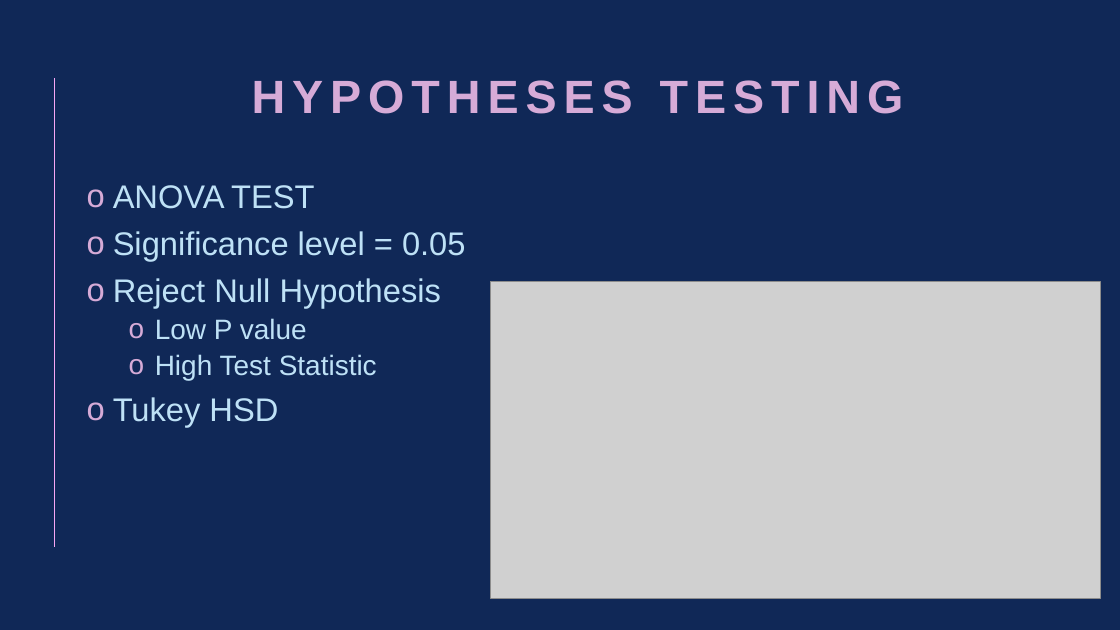
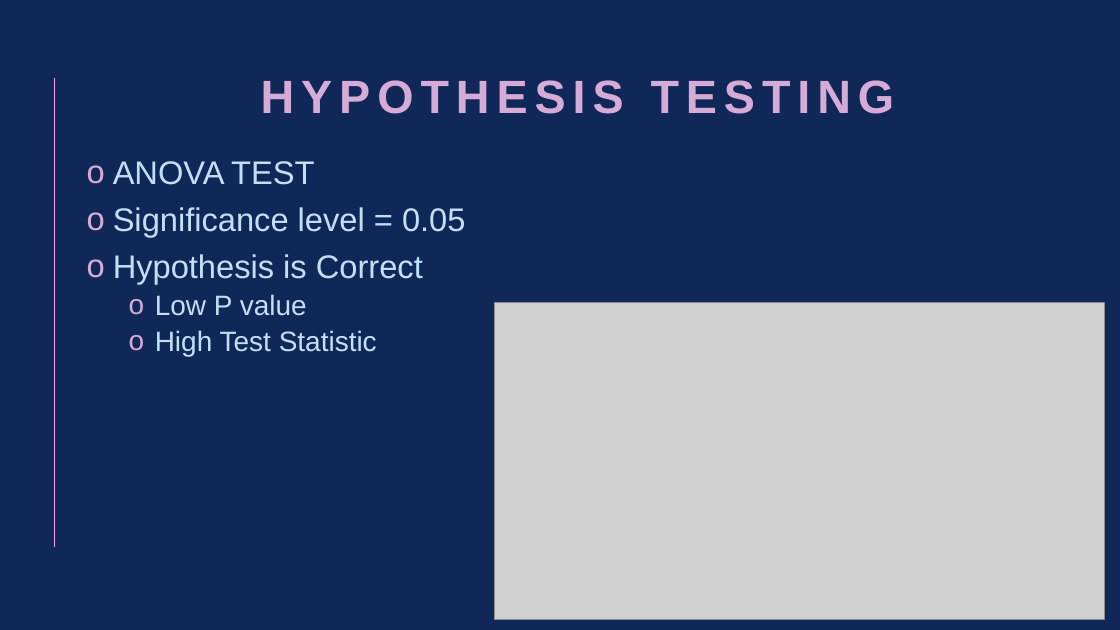
Before and after one commit to joshlynj/active_satellites, a slide deck: slide 7 of ppt/SATELLITE LIFE EXPECTANCY.pptx. Drawn at 1120x630 pixels with LibreOffice and Linux fonts; fonts in the diff are those of the drawing; grey boxes stand for pictures. Boxes give left, top, right and bottom in pixels: in the first picture for what was removed or moved away, otherwise in the second. Text is boxed around its words. In the diff, an @@ line names an element or a change of style, - is before the commit and + after.

```diff
--- a/ppt/SATELLITE LIFE EXPECTANCY.pptx
+++ b/ppt/SATELLITE LIFE EXPECTANCY.pptx
@@ title at [261, 80, 895, 114]: text changed @@
-HYPOTHESES TESTING
+HYPOTHESIS TESTING
@@ text "ANOVA TEST": place and size @@
-text "ANOVA TEST" at [113, 185, 466, 427]
+text "ANOVA TEST" at [113, 161, 466, 356]
@@ text at [113, 254, 423, 284]: text changed @@
-o Reject Null Hypothesis
+o Hypothesis is Correct
@@ picture: place and size @@
-picture at [491, 281, 1101, 598]
+picture at [495, 302, 1105, 619]
@@ text at [113, 397, 278, 427]: paragraph removed @@
-o Tukey HSD
```
Also in this commit, not shown: 3 other slides changed.
